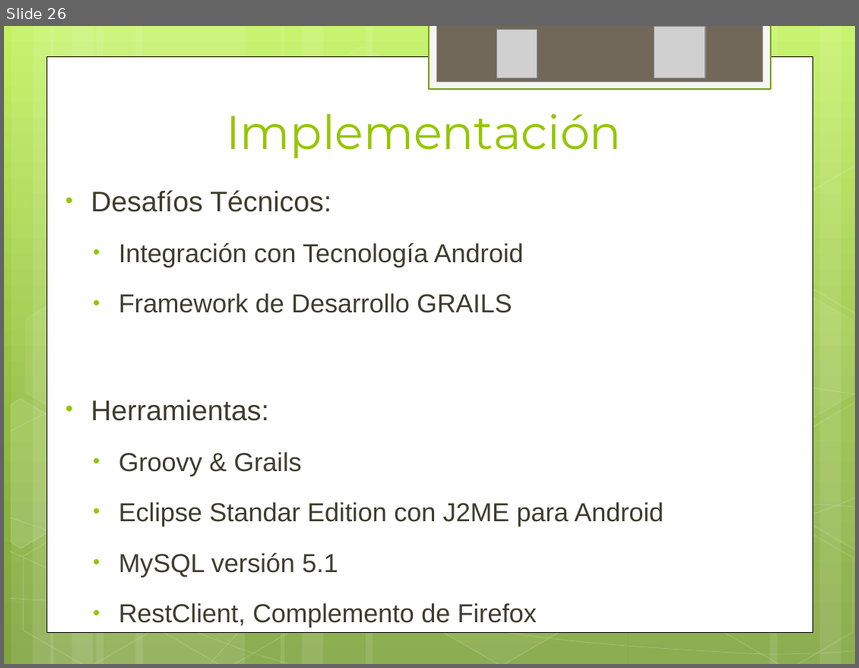
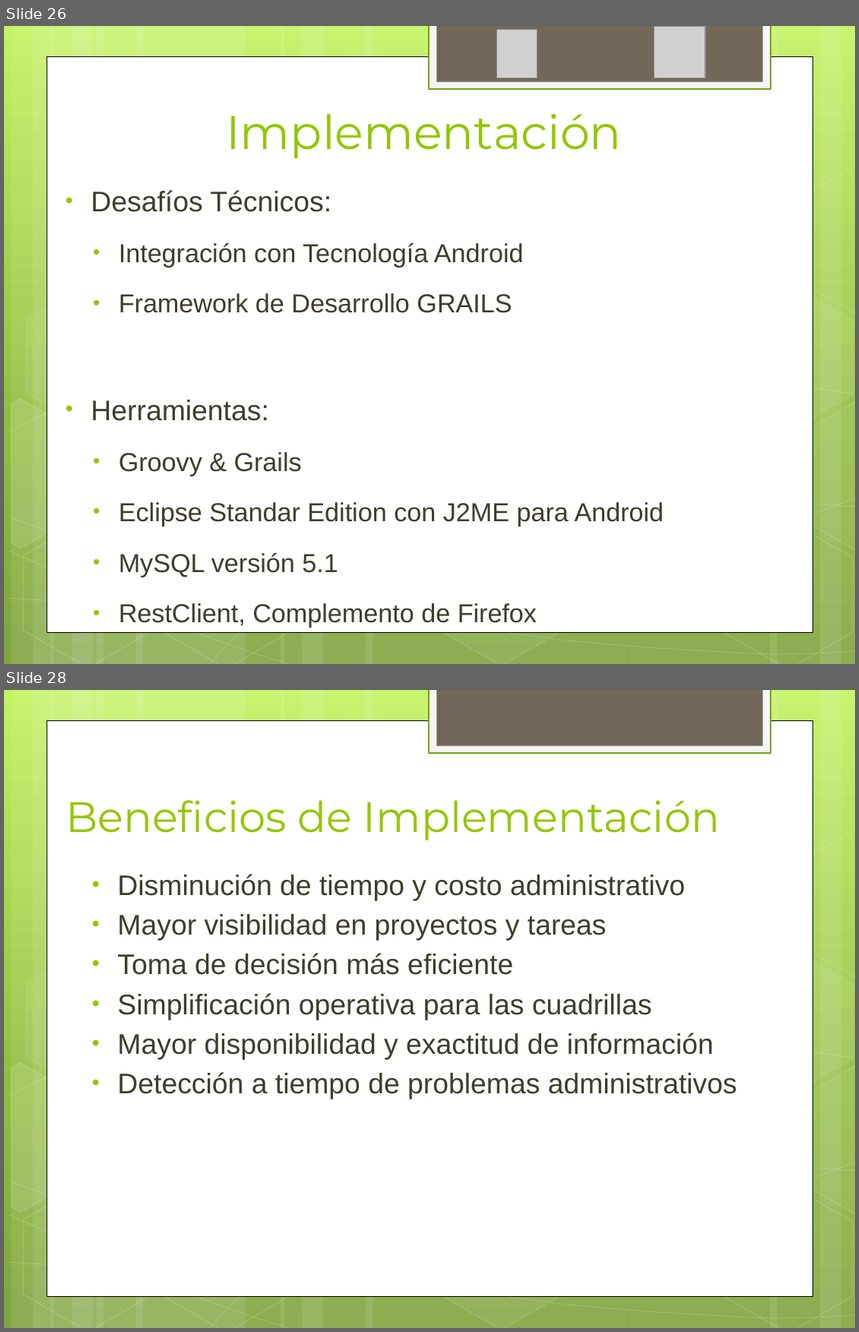
Before and after one commit to ptissera/habilitacion-profesional-2012-4k4, a slide deck: Documentacion/Proyecto/Presentacion Final/Exposicion Final.pptx. Shown one above the other, each under a label of ours: slide 26 before the commit, slides 26 and 28 after it; the slides between them are not shown. The pictures are 859x668 and 859x1332 pixels, drawn with LibreOffice and Linux fonts; fonts in the diff are those of the drawing; grey boxes stand for pictures. Boxes give left, top, right and bottom in pixels: in the first picture for what was removed or moved away, otherwise in the second. Text is boxed around its words. In the diff, an @@ line names an element or a change of style, - is before the commit and + after.

```diff
--- a/Documentacion/Proyecto/Presentacion Final/Exposicion Final.pptx
+++ b/Documentacion/Proyecto/Presentacion Final/Exposicion Final.pptx
@@ slide 28 added at [4, 690, 855, 1328], background gradient #C3F35F to #93BF3F to #81A53E; not listed: 31 template elements that a slide beside it also shows @@
@@ title added at [66, 800, 720, 840], 36 pt, text #94C600 @@
+Beneficios de Implementación
@@ text added at [117, 874, 737, 1100], 24 pt, text #3E3D2D @@
+• Disminución de tiempo y costo administrativo
+• Mayor visibilidad en proyectos y tareas
+• Toma de decisión más eficiente
+• Simplificación operativa para las cuadrillas
+• Mayor disponibilidad y exactitud de información
+• Detección a tiempo de problemas administrativos
```
Also in this commit, not shown: 2 slides changed, 3 other slides added, 2 slides removed.
